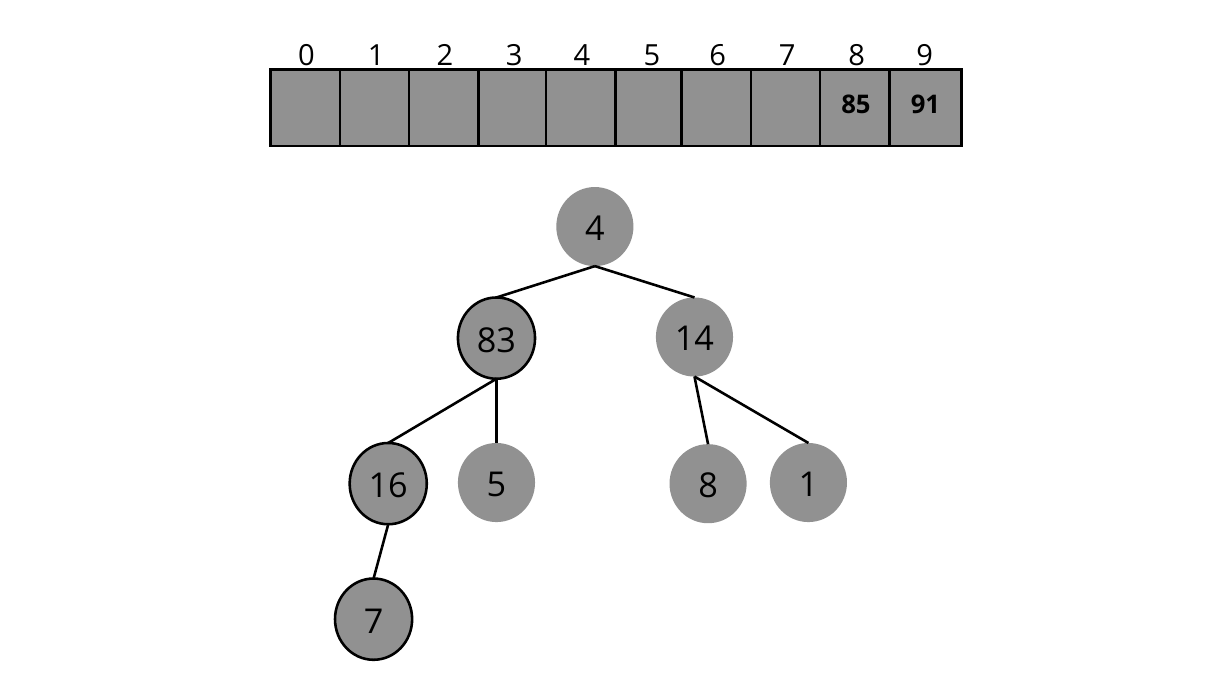
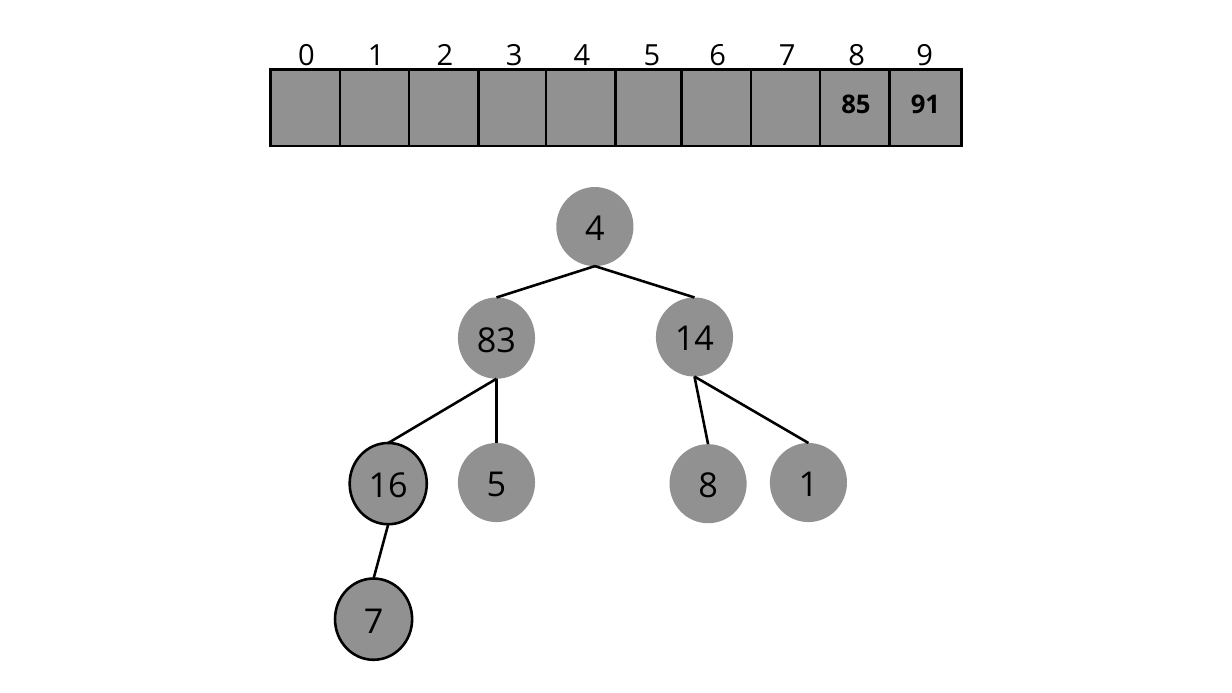
Before and after one commit to unibrasil-programacao-computadores/tp-heapsort, a slide deck: slide 29 of Heap_Sort.pptx (slide 30 before the commit). Drawn at 1232x693 pixels with LibreOffice and Linux fonts; fonts in the diff are those of the drawing. Boxes give left, top, right and bottom in pixels: in the first picture for what was removed or moved away, otherwise in the second. Text is boxed around its words. In the diff, an @@ line names an element or a change of style, - is before the commit and + after.

```diff
--- a/Heap_Sort.pptx
+++ b/Heap_Sort.pptx
@@ freeform shape at [458,298,535,379]: outline #000000 3 pt to none @@
```
Also in this commit, not shown: 1 other slide changed, 3 slides removed.
